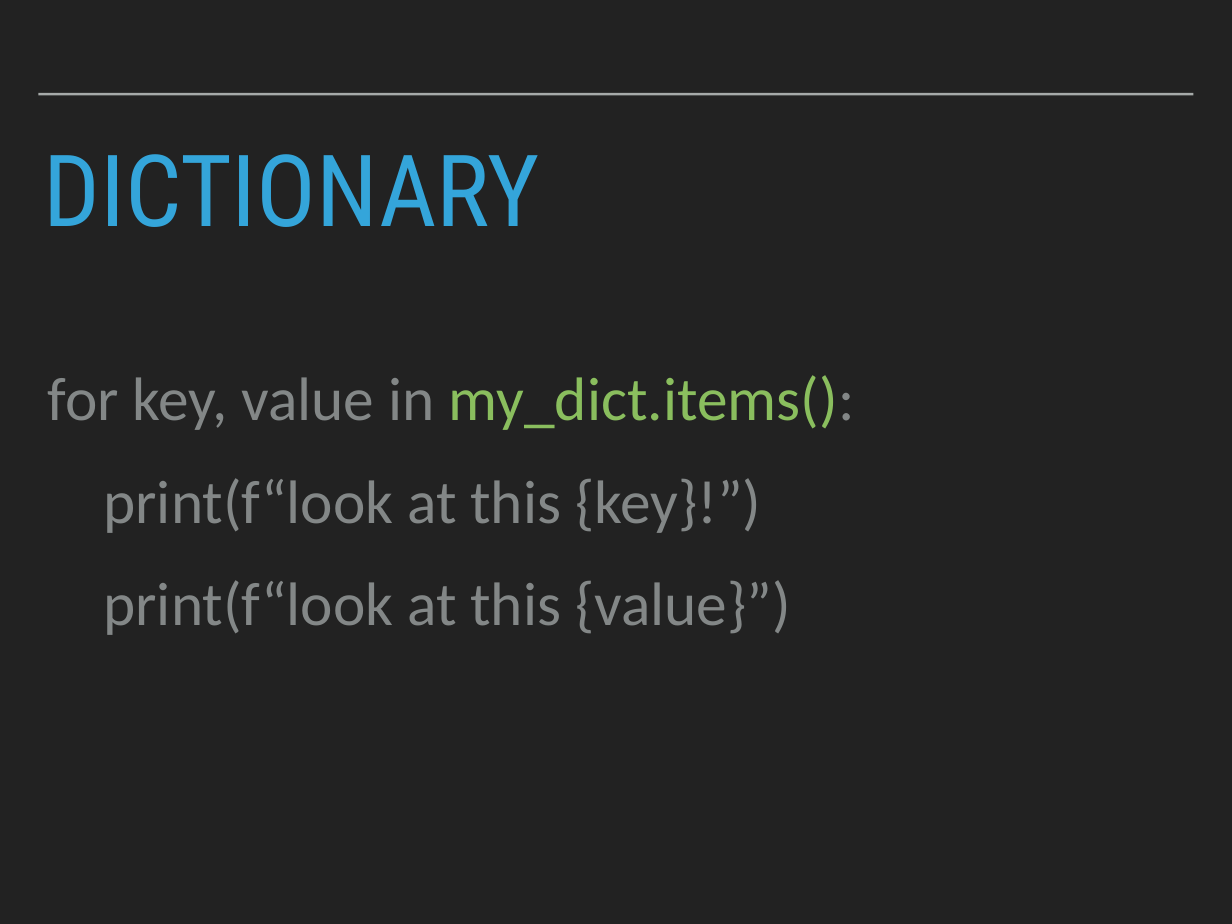
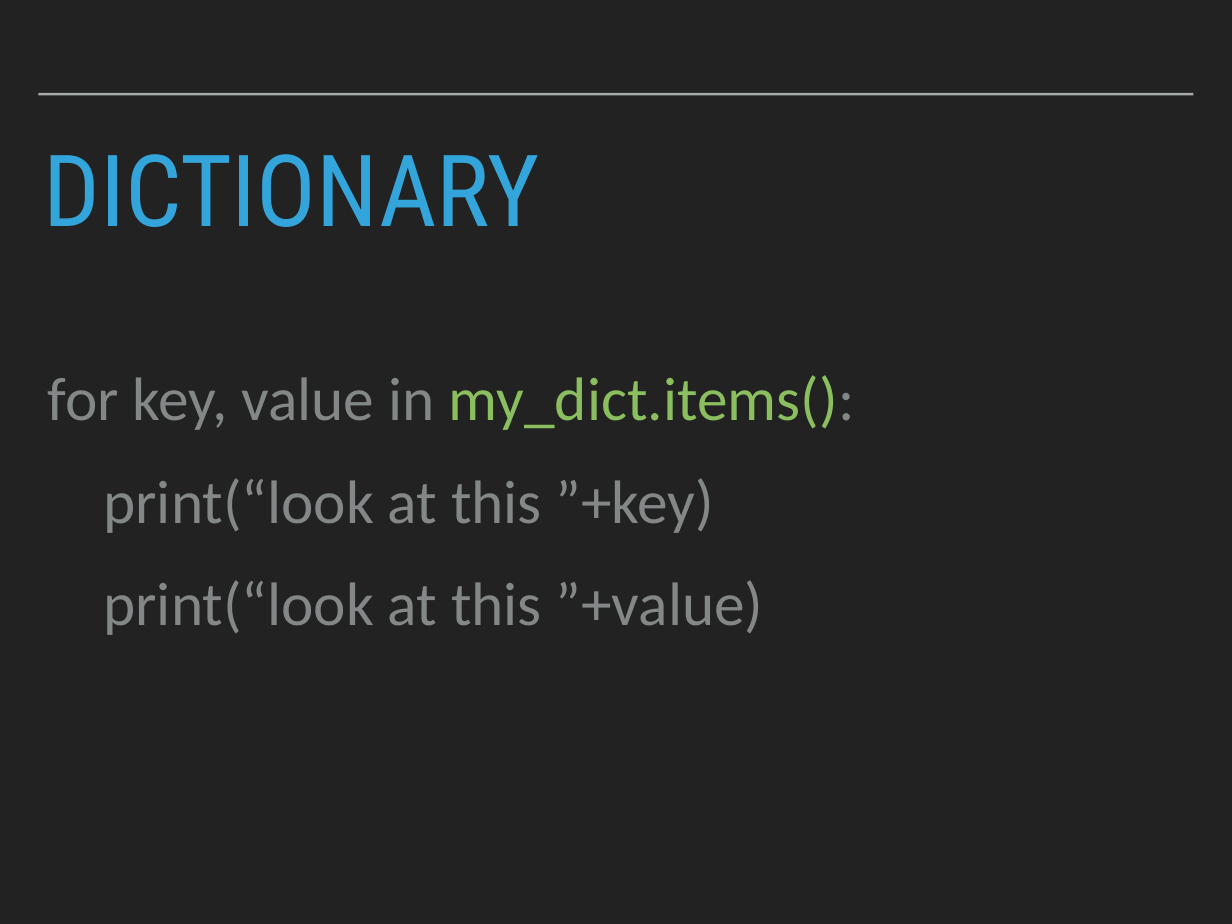
Before and after one commit to robcarrington/Week2_PythonForDataScience, a slide deck: slide 39 of Session3_Slides.pptx (slide 30 before the commit). Drawn at 1232x924 pixels with LibreOffice and Linux fonts; fonts in the diff are those of the drawing. Boxes give left, top, right and bottom in pixels: in the first picture for what was removed or moved away, otherwise in the second. Text is boxed around its words. In the diff, an @@ line names an element or a change of style, - is before the commit and + after.

```diff
--- a/Session3_Slides.pptx
+++ b/Session3_Slides.pptx
@@ text at box(103, 478, 764, 635): text changed @@
-print(f“look at this {key}!”)
-print(f“look at this {value}”)
+print(“look at this ”+key)
+print(“look at this ”+value)
```
Also in this commit, not shown: 4 other slides changed, 15 slides added, 6 slides removed, 3 other files.
